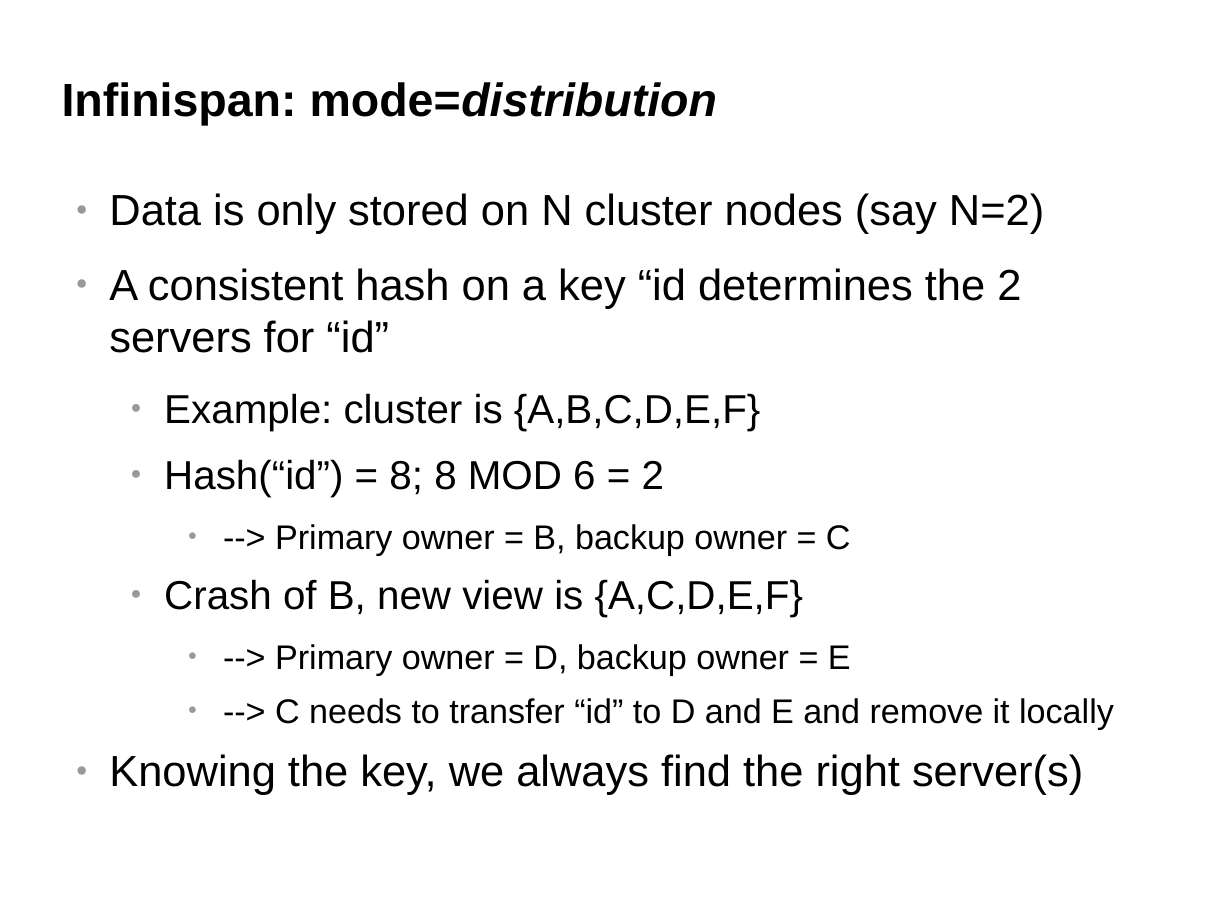
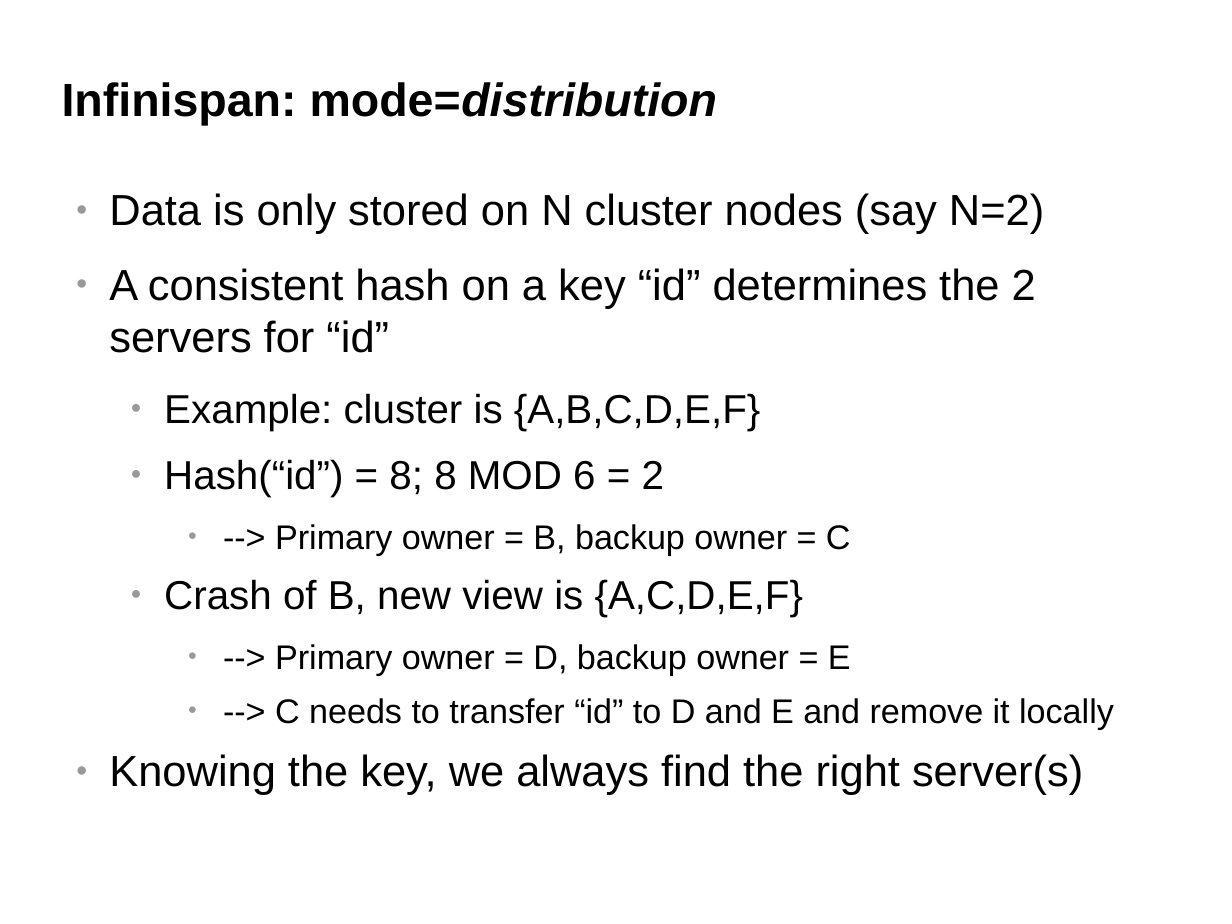
Before and after one commit to belaban/SessionPerf, a slide deck: slide 11 of docs/jbw2012.odp. Drawn at 1232x924 pixels with LibreOffice and Linux fonts; fonts in the diff are those of the drawing; background and template pictures are left out. Boxes give left, top, right and bottom in pixels: in the first picture for what was removed or moved away, otherwise in the second. Text is boxed around its words. In the diff, an @@ line names an element or a change of style, - is before the commit and + after.

```diff
--- a/docs/jbw2012.odp
+++ b/docs/jbw2012.odp
@@ text at (x1=109, y1=268, x2=1036, y2=353): text changed @@
-● A consistent hash on a key “id determines the 2 servers for “id”
+● A consistent hash on a key “id” determines the 2 servers for “id”
```
Also in this commit, not shown: 5 other slides changed, 7 slides added, 1 slide removed, 1 other file.
